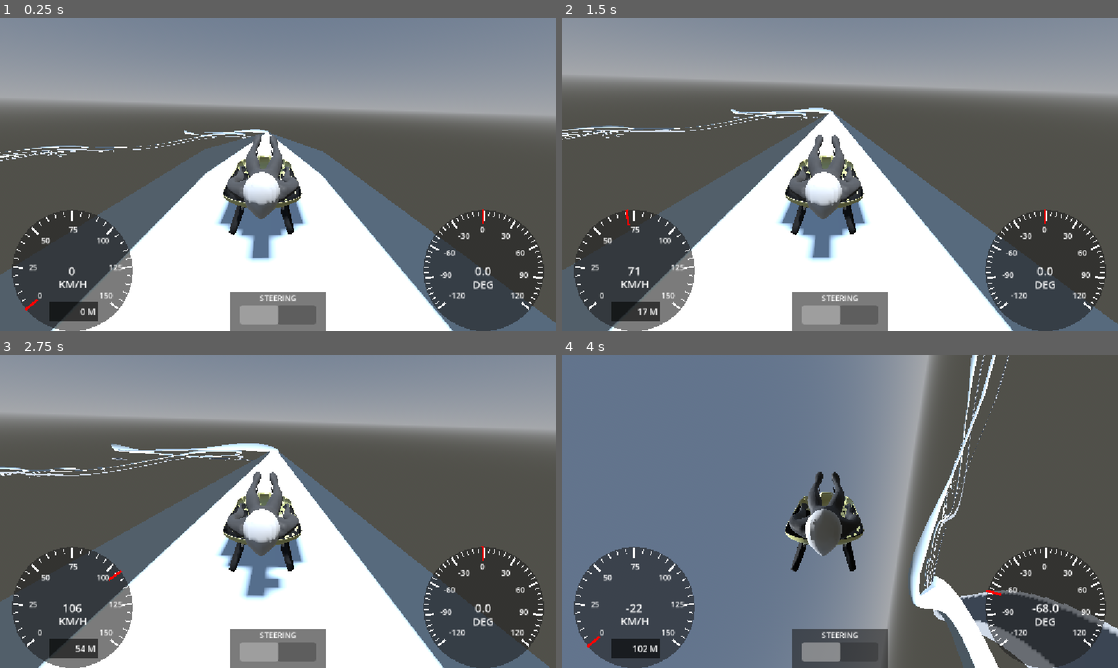
Above: before the commit, frames 1-4 (two rows, left to right).
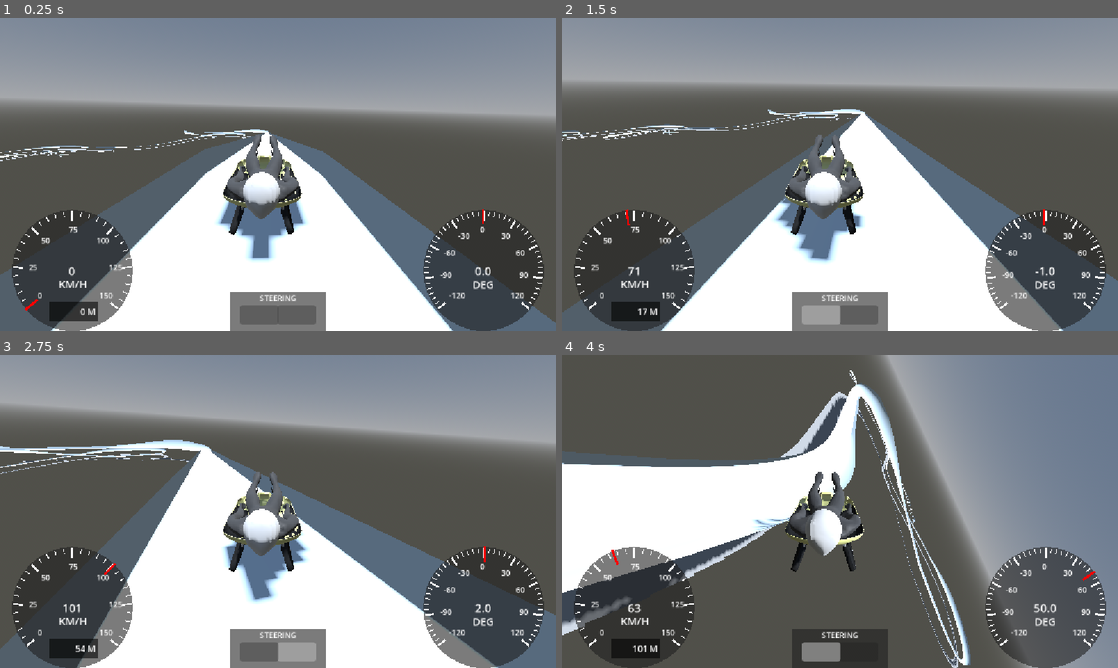
Above: after the commit, the same moments.

Repository: ArijaK/luge_vr
Game: Godot game, scene res://scenes/main/main.tscn
Same seed, same stepped clock (60 frames per second), same inputs: the game is played once before the commit and once after it.
Inputs:
- Up to frame 1 (0.25 s): no input
- Up to frame 2 (1.5 s): tap Enter (ui_accept) at 0.5, 0.77 s; hold D (steer_right) 0.53-1.28 s; hold Left (steer_left) from 1.28 s (still down)
- Up to frame 3 (2.75 s): tap Enter (ui_accept) at 1.52 s; release Left (steer_left) at 2.03 s; hold D (steer_right) from 2.03 s (still down)
- Up to frame 4 (4 s): tap Enter (ui_accept) at 3.02, 3.77 s; release D (steer_right) at 3.53 s; hold Left (steer_left) from 3.53 s (still down)

The runs differ from the first frame. In frame 1, 0.5% of the frame differs, in the area x 0-98%, y 36-98%; in frame 2, 17%; in frame 3, 15%; in frame 4, 90%, in the area x 0-100%, y 0-100%.

Commit message:
Monday updates

Diff:
--- a/vr/scenes/hud/hud.gd
+++ b/vr/scenes/hud/hud.gd
@@ -1,6 +1,6 @@
 extends CanvasLayer
 
-## TODO: Make these configurable vars, so they do not duplicate
+# NOTE: I suppose this is not the best way how to do it...
 const START_ANGLE = deg_to_rad(-130)
 const END_ANGLE = deg_to_rad(130)
 
@@ -44,6 +44,6 @@
 	steer_right.value = 0.0
 
 	if value < 0.0:
+		steer_left.value = abs(value)
+	else:
 		steer_right.value = abs(value)
-	else:
-		steer_left.value = abs(value)
--- a/vr/scenes/player/sled.gd
+++ b/vr/scenes/player/sled.gd
@@ -10,7 +10,7 @@
 signal steering_signal(strength: float)
 
 @export var max_steer_force = 100
-@export var preload_input = true
+@export var preload_input = false
 
 ### FILE READING FUNCS
 var current_time = 0
@@ -103,6 +103,7 @@
 		distance
 	]
 	params.append(data_params)
+	poses.append(transform)
 
 	steering_signal.emit(steer_input)
 	speed_signal.emit(int(linear_velocity.dot(transform.basis.z * -3.6)))
--- a/vr/scenes/track/track_data.gd
+++ b/vr/scenes/track/track_data.gd
@@ -2,7 +2,7 @@
 class_name TrackData extends Node
 
 @export var cross_section_points = 32
-@export var k_curvature = 25 ##NOTE: This is actually a quick hack, better normalize curvature to -1 and 1, not guess like that
+@export var k_curvature = 24 ##NOTE: This is actually a quick hack, better normalize curvature to -1 and 1, not guess like that
 
 var length = 0.0
 var width = 0.0
@@ -70,8 +70,8 @@
 
 func fill(data: Dictionary):
 	start_at = min(
-		data["segments"]["slopes"][0].
-		Sx_entrance, data["segments"]["curves"][0].Sx_entrance,
+		data["segments"]["slopes"][0].Sx_entrance,
+		data["segments"]["curves"][0].Sx_entrance,
 		0
 	)
 	length = data["length"] - start_at
@@ -79,6 +79,7 @@
 	default_height = data["default_height"]
 
 	slope_segments = data["segments"]["slopes"]
+	# TODO: This is pointless to do, may just pass to create_curvature directly as with height
 	curve_segments = data["segments"]["curves"]
 
 	create_curvature()
Not shown, added: vr/data/results.txt
